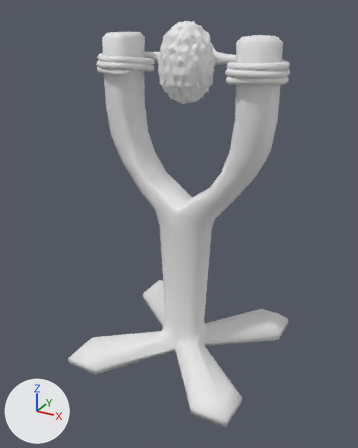
An edit to the FBX model Island Defence/Assets/Models/slingshot.fbx, drawn before and after from the same camera.
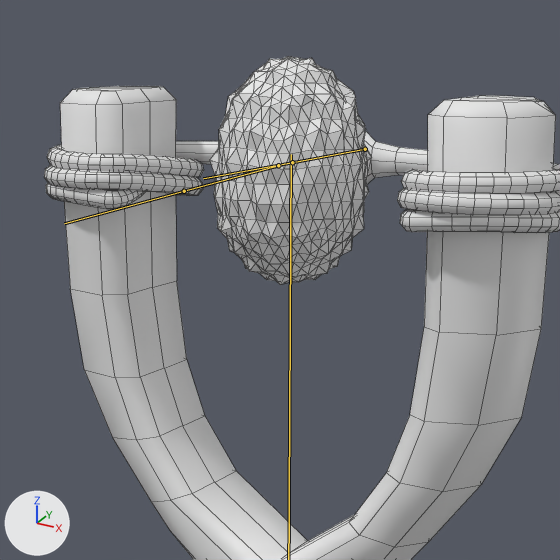
There are two pictures of each version: one whole from a 50 mm camera at (1.437, -2.703, 2.291) aimed at (-0.012, -0.068, 0.974), one close up on the part from 22% to 79% of the width and 0% to 46% of the height. Arrows for +X, +Y and +Z are at lower left; the lights stay in place. The bones that bend it are drawn over the model as lines in the close-ups. The close-ups show mesh edges as thin lines.
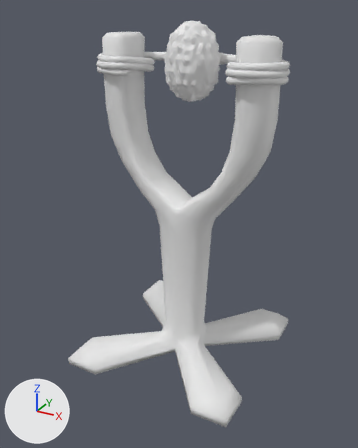
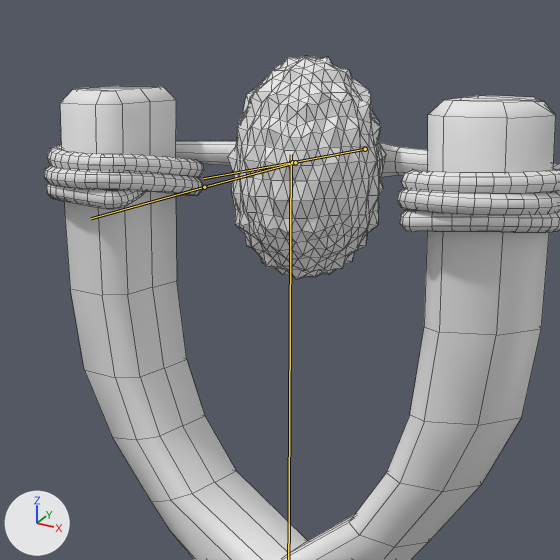
The newer file adds an action. The first version stands in its rest pose; the second is drawn at frame 1 of the action 'Armature.001|schieten.002'.

Edits to the bpy script that builds the scene:
```text
Change bone_durian:
    where bone_durian = bpy.data.objects['Armature.001'].pose.bones['Durian']  # child of 'Base'
    bone_durian.location: (0.0, 0.0, 0.0) -> (0.0, -0.075, 0.003)
```

Location of each change, (x1, y1, x2, y2) in pixels of the close-ups (560 x 560 px):
'Icosphere.001', posed
    before: (210, 57, 372, 285)
    after: (228, 56, 386, 280)
bone 'Durian', root to tip
    before: (278, 165) to (184, 191)
    after: (295, 162) to (204, 187)
